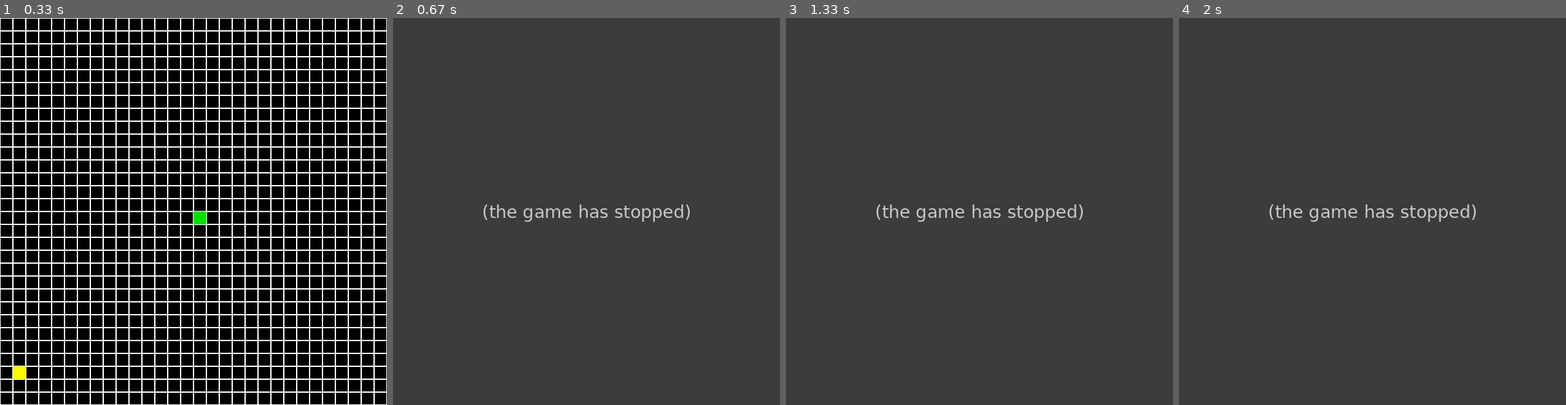
Above: before the commit, frames 1-4 (left to right).
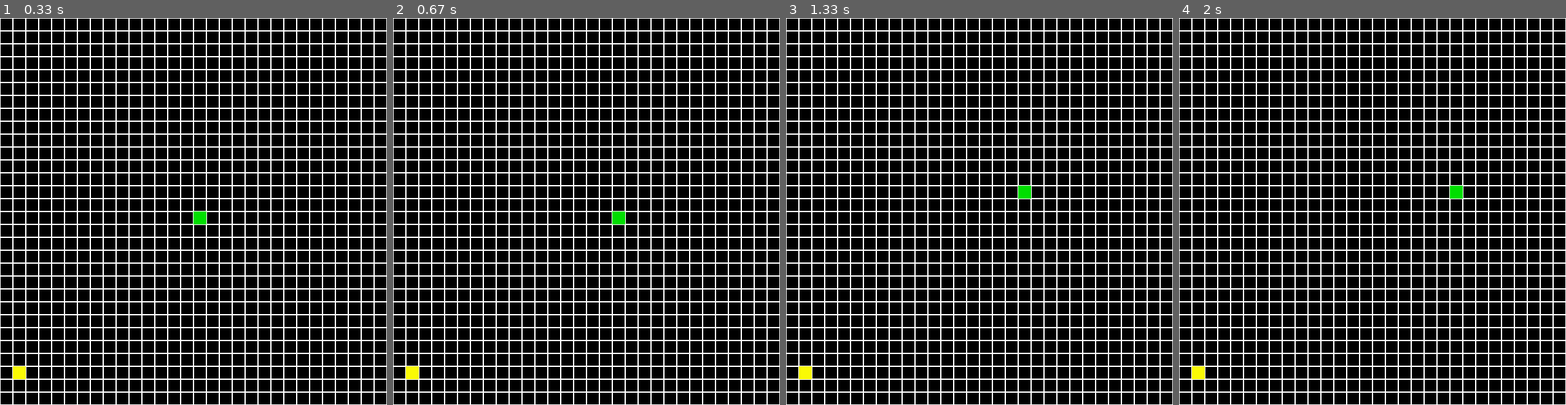
Above: after the commit, the same moments.

Repository: mohamedkamara7613/personalproject
Game: pygame game, started from Autres/Python/Snake_Game/main.py
Two runs of this game, one before a commit and one after it. Both use one fixed random seed, a clock stepped at 60 frames per second and the inputs below.
Inputs:
- Up to frame 1 (0.33 s): no input
- Up to frame 2 (0.67 s): hold Right from 0.33 s (still down)
- Up to frame 3 (1.33 s): release Right at 0.8 s; hold Up 0.83-1.27 s; hold Right from 1.3 s (still down)
- Up to frame 4 (2 s): release Right at 1.8 s

Frame 1 is identical in both runs. In frame 2, 100% of the frame differs, in the area x 0-100%, y 0-100%; in frame 3, 100%; in frame 4, 100%.
Error before the commit: IndexError: list index out of range (main.py line 98); the game stopped at 0.6 s (later frames are placeholders)

Commit message:
`Refactor SnakeGame class: update snake movement and collision handling`

Diff:
--- a/Autres/Python/Snake_Game/main.py
+++ b/Autres/Python/Snake_Game/main.py
@@ -84,14 +84,21 @@
 
         # Mise a jour de la position du serpent
         if self.snake_head["direction"] == "up":
-            self.snake_head["y"] -= (self.snake_head["y"] - 1) % self.rows
+            print(self.snake_head)
+            self.snake_head["y"] = (self.snake_head["y"] - 1) % self.rows
+
+            print((self.snake_head["y"] - 1) % self.rows)
         elif self.snake_head["direction"] == "down":
-            self.snake_head["y"] += (self.snake_head["y"] - 1) % self.rows
+            self.snake_head["y"] = (self.snake_head["y"] + 1) % self.rows
         elif self.snake_head["direction"] == "left":
-            self.snake_head["x"] -= (self.snake_head["x"] - 1) % self.columns
+            self.snake_head["x"] = (self.snake_head["x"] - 1) % self.columns
         elif self.snake_head["direction"] == "right":
-            self.snake_head["x"] += (self.snake_head["x"] - 1) % self.columns
+            self.snake_head["x"] = (self.snake_head["x"] + 1) % self.columns
 
+        # Mise à jour des positions des segments du corps
+        for i in range(len(self.snake) - 1, 0, -1):
+            self.snake[i]["x"] = self.snake[i - 1]["x"]
+            self.snake[i]["y"] = self.snake[i - 1]["y"]
 
         # Placer le serpent dans la grille
         for i in range(len(self.snake)):
@@ -101,7 +108,10 @@
         self.grid[self.food["x"]][self.food["y"]] = self.food["img"]
 
     def handleCollisions(self):
-        pass
+        if self.snake_head["x"]  == self.food["x"] and self.snake_head["y"] == self.food["y"]:
+            self.score += 1
+            self.generate_food()
+            self.snake.append(self.snake[len(self.snake)-1])
 
 
 
@@ -138,6 +148,7 @@
     while run:
 
         run = game.handleEvenement()
+        game.handleCollisions()
         game.updateGame()
         game.drawGrid()
         clock.tick(fps)
